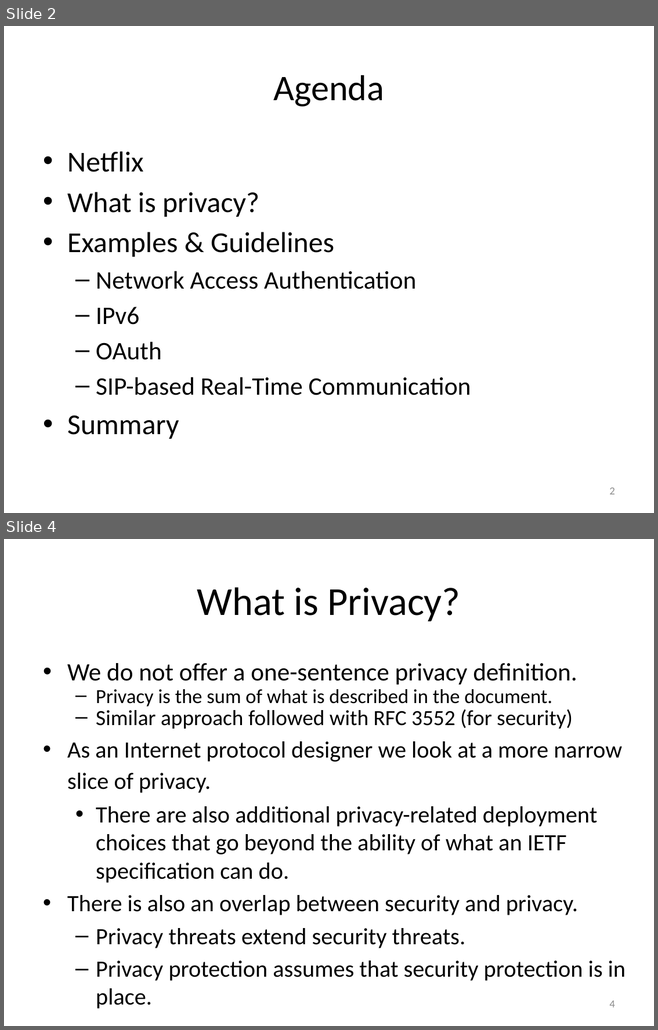
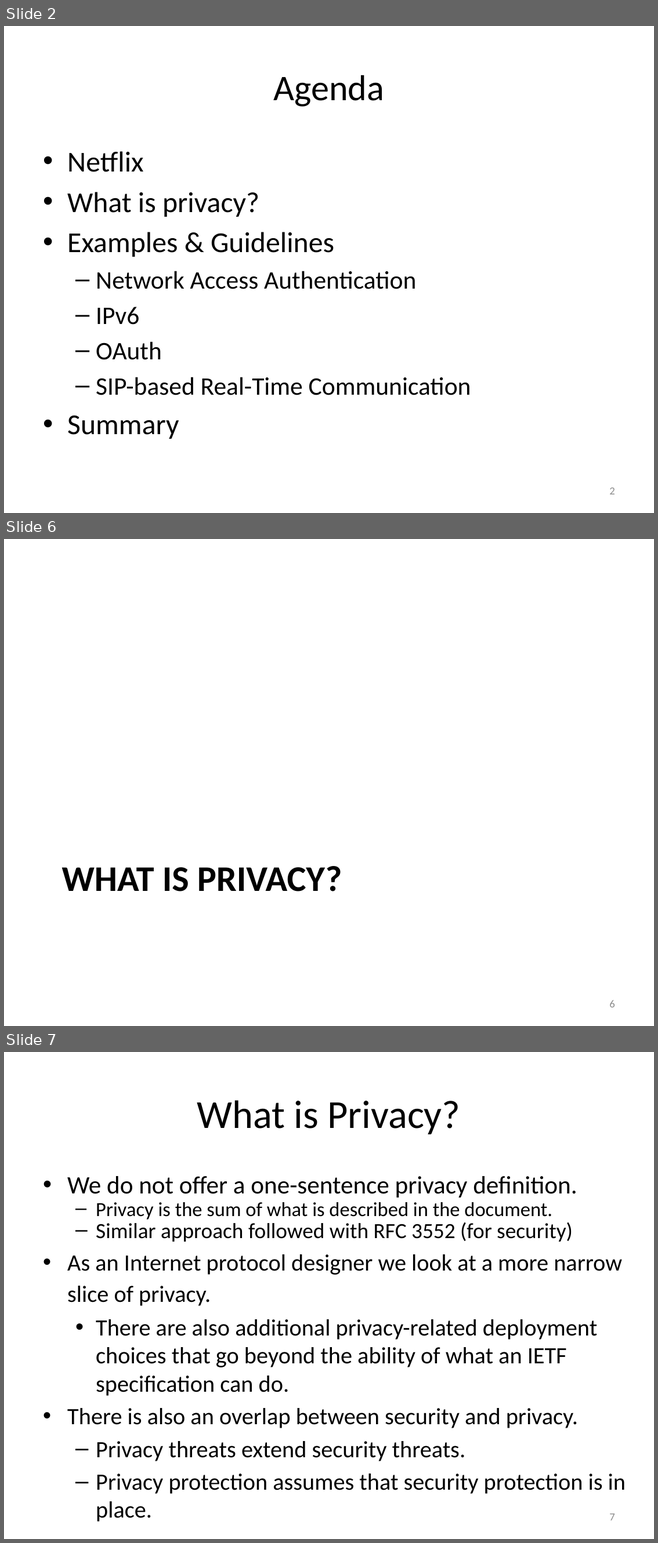
Before and after one commit to hannestschofenig/tschofenig-ids, a slide deck: PrivacyTutorial/iab-privacy-considerations.pptx. Shown one above the other, each under a label of ours: slides 2 and 4 before the commit, slides 2, 6 and 7 after it; the slides between them are not shown. The pictures are 658x1030 and 658x1543 pixels, drawn with LibreOffice and Linux fonts; fonts in the diff are those of the drawing. Boxes give left, top, right and bottom in pixels: in the first picture for what was removed or moved away, otherwise in the second. Text is boxed around its words. In the diff, an @@ line names an element or a change of style, - is before the commit and + after.

```diff
--- a/PrivacyTutorial/iab-privacy-considerations.pptx
+++ b/PrivacyTutorial/iab-privacy-considerations.pptx
@@ slide 6 added at (4, 539, 654, 1026), background #FFFFFF @@
@@ title added at (62, 866, 342, 892), 40 pt, text #000000, bold @@
+WHAT IS PRIVACY?
@@ page number added at (609, 1000, 614, 1008), 12 pt, text #8C8C8C @@
+6
@@ what was slide 4 is now slide 7 @@
@@ page number at (609, 1514, 614, 1521): text changed @@
-4
+7
```
Also in this commit, not shown: 1 slide changed, 3 other slides added, 1 slide removed.
